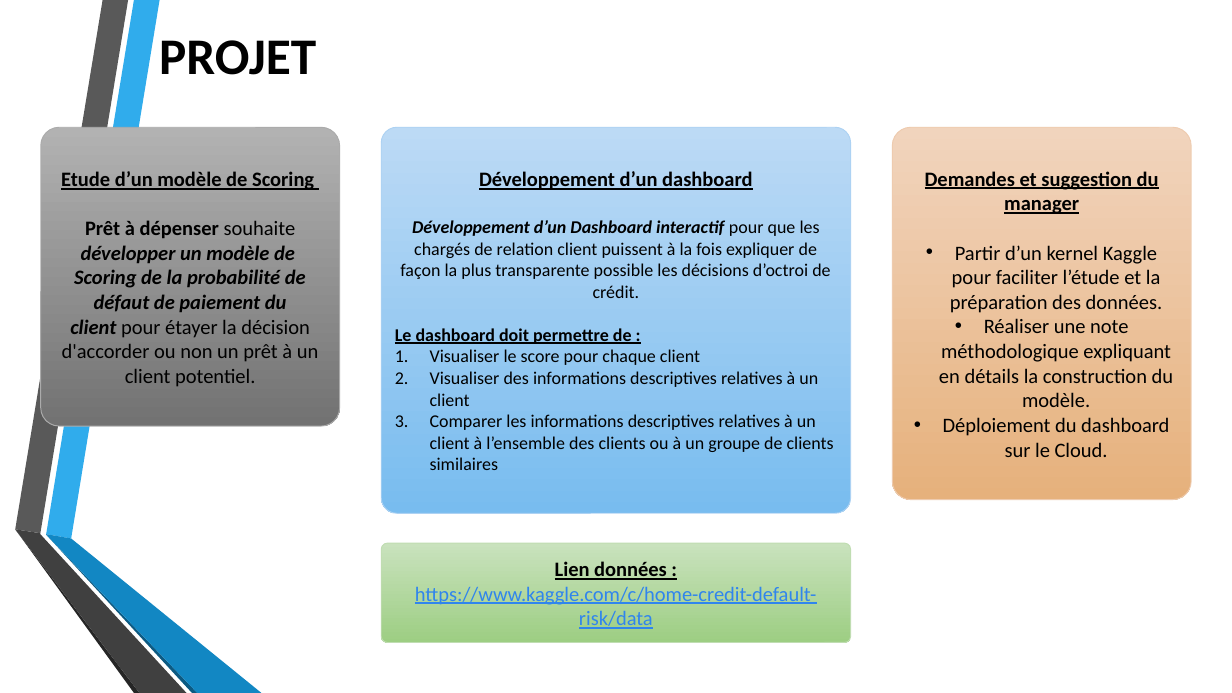
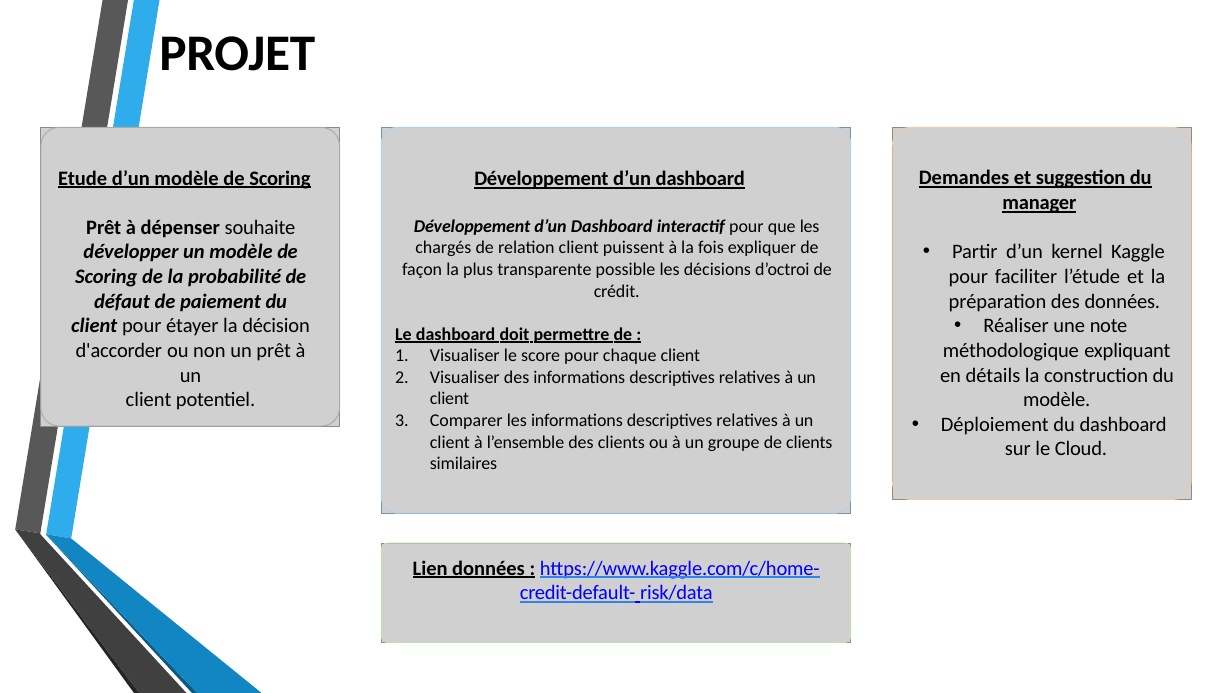
Before and after one commit to wdavid93/OpenClassRoom, a slide deck: slide 4 of Projet_7/Livrable/Implementez_un_modele_de_scoring.pptx. Drawn at 1232x693 pixels with LibreOffice and Linux fonts; fonts in the diff are those of the drawing; grey boxes stand for pictures; background and template pictures are left out. Boxes give left, top, right and bottom in pixels: in the first picture for what was removed or moved away, otherwise in the second. Text is boxed around its words. In the diff, an @@ line names an element or a change of style, - is before the commit and + after.

```diff
--- a/Projet_7/Livrable/Implementez_un_modele_de_scoring.pptx
+++ b/Projet_7/Livrable/Implementez_un_modele_de_scoring.pptx
@@ freeform shape at (x1=16, y1=0, x2=128, y2=533): fill #595959 to #585858; outline redrawn @@
@@ freeform shape at (x1=46, y1=0, x2=160, y2=539): fill #30ACEC to #2FACEB; outline redrawn @@
@@ title "PROJET" at (x1=159, y1=36, x2=315, y2=71): letter spacing 0 to -0.2 pt; indent changed; vertical alignment middle to top @@
@@ picture added at (x1=41, y1=128, x2=339, y2=426) @@
@@ freeform shape added at (x1=41, y1=128, x2=340, y2=426), outline #AAAAAA 0.75 pt @@
@@ rounded rectangle removed at (x1=382, y1=128, x2=851, y2=514) @@
-Développement d’un dashboard
-Développement d’un Dashboard interactif pour que les chargés de relation client puissent à la fois expliquer de façon la plus transparente possible les décisions d’octroi de crédit.
-Le dashboard doit permettre de :
-1. Visualiser le score pour chaque client
-2. Visualiser des informations descriptives relatives à un client
-3. Comparer les informations descriptives relatives à un client à l’ensemble des clients ou à un groupe de clients similaires
@@ picture added at (x1=382, y1=128, x2=851, y2=514) @@
@@ freeform shape added at (x1=382, y1=128, x2=851, y2=514), outline #ACD2F4 0.75 pt @@
@@ picture added at (x1=893, y1=128, x2=1191, y2=500) @@
@@ freeform shape added at (x1=893, y1=128, x2=1192, y2=500), outline #EDCCAE 0.75 pt @@
@@ text added at (x1=58, y1=170, x2=310, y2=189), 16 pt, text #000000, bold, underline @@
+Etude d’un modèle de Scoring
@@ text added at (x1=474, y1=170, x2=745, y2=189), 16 pt, text #000000, bold, underline @@
+Développement d’un dashboard
@@ text "Demandes et suggestion du manager" moved from (x1=893, y1=128, x2=1191, y2=500) to (x1=919, y1=169, x2=1165, y2=332) @@
@@ text "Demandes et suggestion du manager" at (x1=919, y1=169, x2=1165, y2=332): vertical alignment middle to top; fill gradient #F1D5BD to #E7B27D to none; outline #EECCAF 0.75 pt to none @@
@@ text at (x1=919, y1=169, x2=1165, y2=312): letter spacing 0 to -0.1 pt in "suggestion manager", "Kaggle l’étude données."; letter spacing 0 to -0.2 pt in "du", "la"; alignment centre to left; indent changed; alignment centre to justified; more space between paragraphs @@
@@ text "Prêt à dépenser souhaite développer ..." moved from (x1=41, y1=128, x2=339, y2=426) to (x1=71, y1=219, x2=309, y2=382) @@
@@ text "Prêt à dépenser souhaite développer ..." at (x1=71, y1=219, x2=309, y2=382): vertical alignment middle to top; fill gradient #B2B2B2 to #737373 to none; outline #ABABAB 0.75 pt to none @@
@@ text at (x1=71, y1=219, x2=309, y2=382): text changed @@
-Etude d’un modèle de Scoring
-Prêt à dépenser souhaite développer un modèle de Scoring de la probabilité de défaut de paiement du client pour étayer la décision d'accorder ou non un prêt à un client potentiel.
+Prêt à dépenser souhaite développer un modèle de Scoring de la probabilité de défaut de paiement du client pour étayer la décision
+d'accorder ou non un prêt à un
+client potentiel.
@@ text added at (x1=402, y1=219, x2=832, y2=297), 14 pt, text #000000 @@
+Développement d’un Dashboard interactif pour que les chargés de relation client puissent à la fois expliquer de façon la plus transparente possible les décisions d’octroi de crédit.
@@ text added at (x1=395, y1=327, x2=633, y2=343), 14 pt, text #000000, bold, underline @@
+Le dashboard doit permettre de :
@@ text at (x1=983, y1=317, x2=1128, y2=332): text changed @@
-• Réaliser une note méthodologique expliquant en détails la construction du modèle.
-• Déploiement du dashboard sur le Cloud.
+  • Réaliser une note
@@ text added at (x1=430, y1=348, x2=832, y2=469), 14 pt, text #000000 @@
+1. Visualiser le score pour chaque client
+2. Visualiser des informations descriptives relatives à un
+client
+3. Comparer les informations descriptives relatives à un
+client à l’ensemble des clients ou à un groupe de clients
+similaires
@@ text added at (x1=940, y1=342, x2=1174, y2=455), 16 pt, text #000000 @@
+méthodologique expliquant en détails la construction du modèle.
+• Déploiement du dashboard
+sur le Cloud.
@@ freeform shape at (x1=16, y1=530, x2=187, y2=693): outline redrawn @@
@@ freeform shape at (x1=16, y1=530, x2=140, y2=693): fill #262626 to #252525; outline redrawn @@
@@ freeform shape at (x1=46, y1=535, x2=198, y2=693): outline redrawn @@
@@ freeform shape at (x1=46, y1=534, x2=262, y2=693): fill #1287C3 to #1286C3; outline redrawn @@
@@ picture added at (x1=382, y1=543, x2=851, y2=642) @@
@@ freeform shape added at (x1=382, y1=543, x2=851, y2=642), outline #C0DEB1 0.75 pt @@
@@ text "Lien données : https://www.kaggle.com/c/home-credit-default- ..." moved from (x1=382, y1=543, x2=851, y2=643) to (x1=413, y1=560, x2=820, y2=603) @@
@@ text "Lien données : https://www.kaggle.com/c/home-credit-default- ..." at (x1=413, y1=560, x2=820, y2=603): vertical alignment middle to top; fill gradient #C9E2BE to #9ECE83 to none; outline #C0DEB3 0.75 pt to none @@
@@ text at (x1=413, y1=560, x2=820, y2=603): text changed; text colour #3085ED to #0000FF @@
-Lien données :
-https://www.kaggle.com/c/home-credit-default-risk/data
+Lien données : https://www.kaggle.com/c/home-credit-default- risk/data
```
Also in this commit, not shown: 19 other slides changed, 58 other files.
